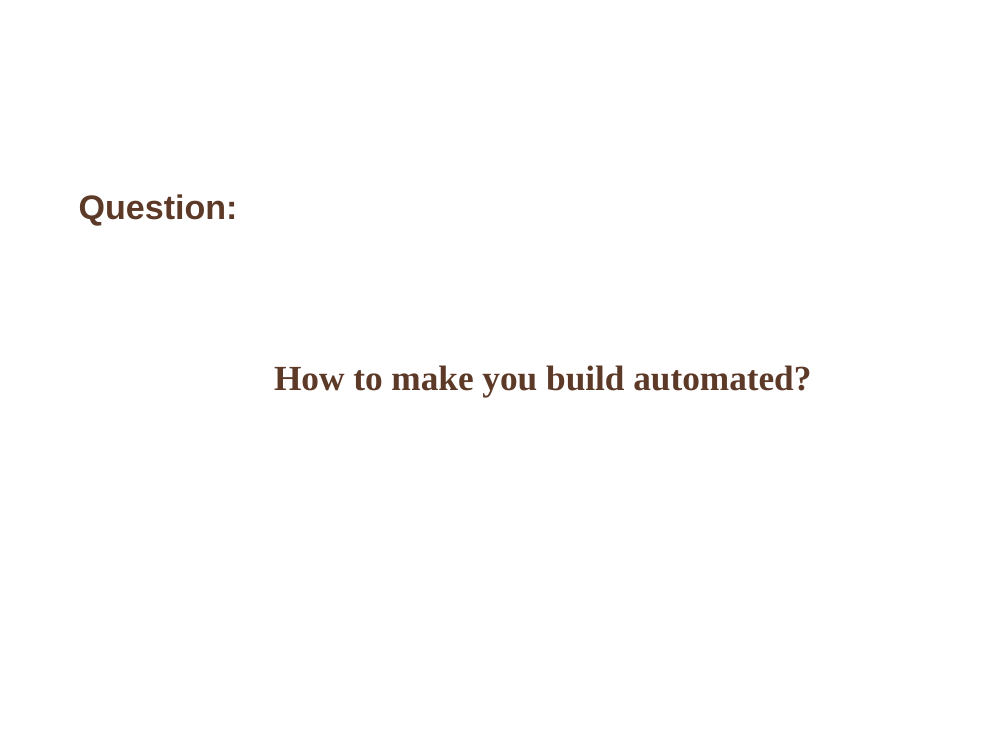
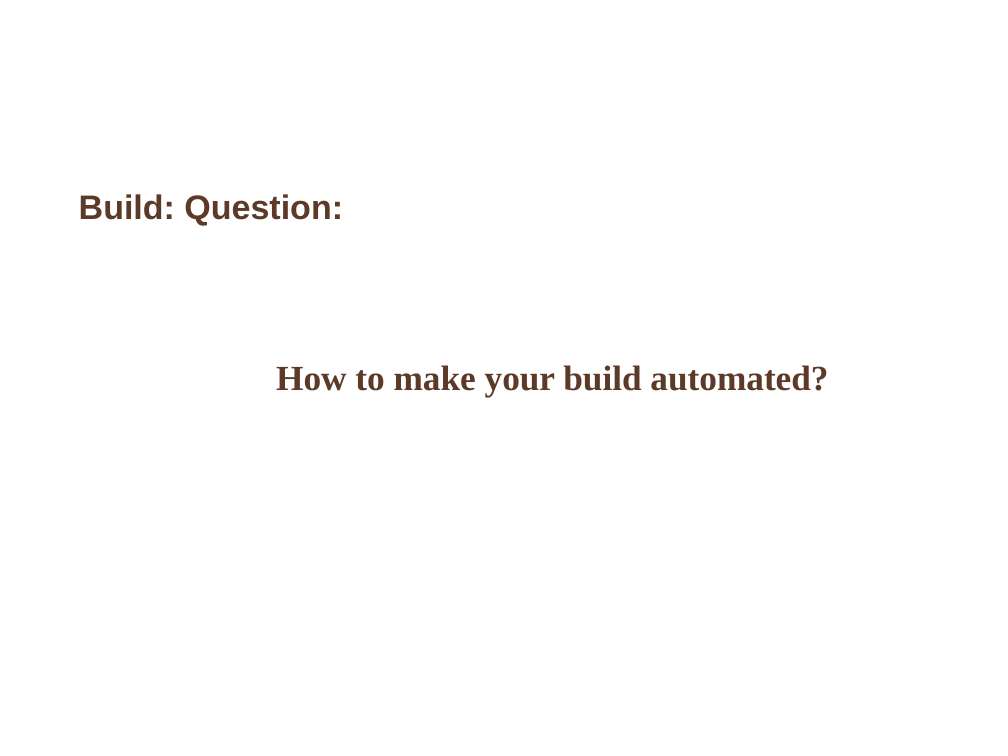
Before and after one commit to whimet/cruisetraining, a slide deck: slide 11 of Preparation_For_CI_And_Cruise_Installation.ppt (slide 9 before the commit). Drawn at 1008x756 pixels with LibreOffice and Linux fonts; fonts in the diff are those of the drawing; background and template pictures are left out. Boxes give left, top, right and bottom in pixels: in the first picture for what was removed or moved away, otherwise in the second. Text is boxed around its words. In the diff, an @@ line names an element or a change of style, - is before the commit and + after.

```diff
--- a/Preparation_For_CI_And_Cruise_Installation.ppt
+++ b/Preparation_For_CI_And_Cruise_Installation.ppt
@@ title at [79, 194, 343, 225]: text changed @@
-Question:
+Build: Question:
@@ text at [276, 365, 828, 397]: text changed @@
-How to make you build automated?
+How to make your build automated?
```
Also in this commit, not shown: 3 other slides changed, 2 slides added, 1 other file.
